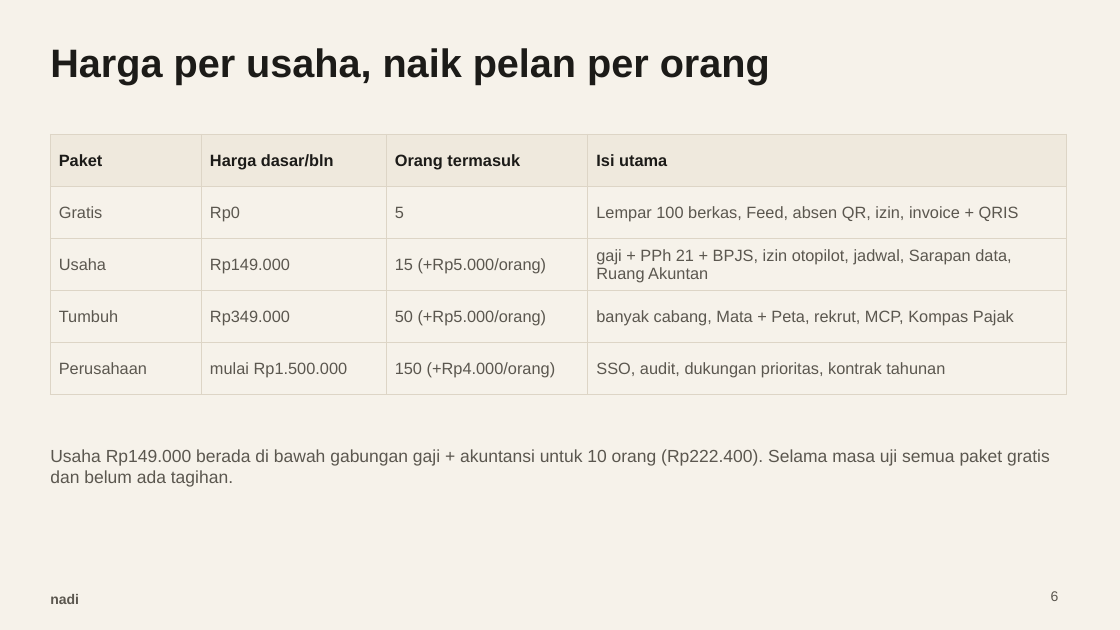
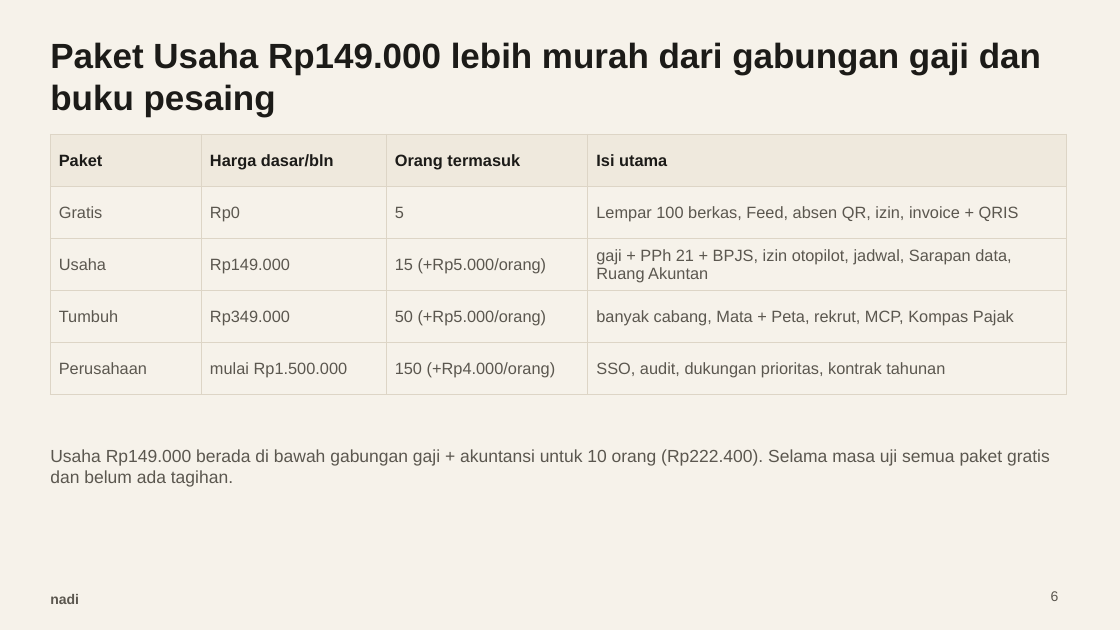
Before and after one commit to Tristan-tech-ai/nadi, a slide deck: slide 6 of docs/bisnis/pitch-deck.pptx. Drawn at 1120x630 pixels with LibreOffice and Linux fonts; fonts in the diff are those of the drawing. Boxes give left, top, right and bottom in pixels: in the first picture for what was removed or moved away, otherwise in the second. Text is boxed around its words. In the diff, an @@ line names an element or a change of style, - is before the commit and + after.

Commit message:
D-22 pitch deck assertion-evidence: judul kalimat klaim, bagan harga sebagai bukti, tanpa poin

```diff
--- a/docs/bisnis/pitch-deck.pptx
+++ b/docs/bisnis/pitch-deck.pptx
@@ title at <box>50,42,1041,117</box>: text changed; size 34 to 30 pt @@
-Harga per usaha, naik pelan per orang
+Paket Usaha Rp149.000 lebih murah dari gabungan gaji dan buku pesaing
```
Also in this commit, not shown: 8 other slides changed, 3 other files.
